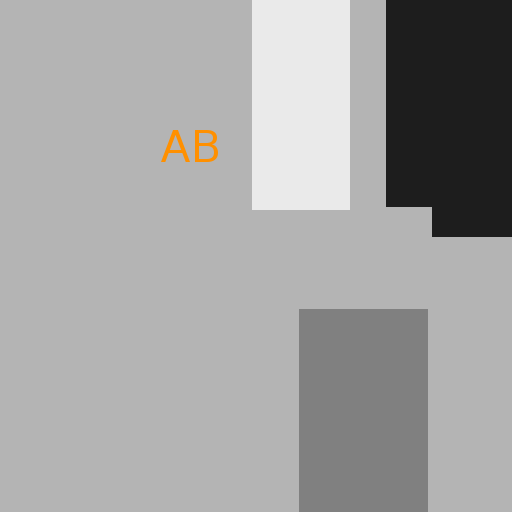
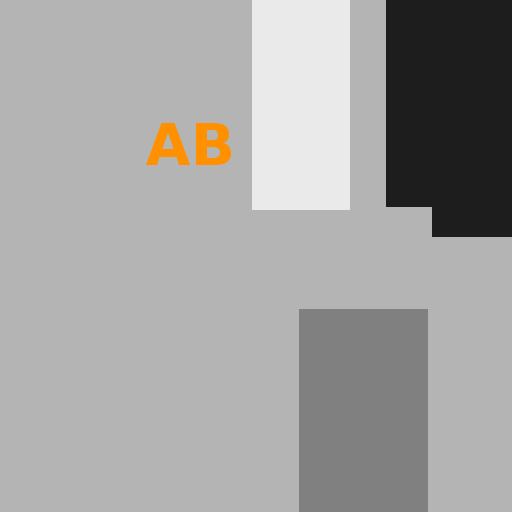
Layer changes from the first w=512, h=512 image to the second:
painted on "AB" over [146, 123, 231, 165]
